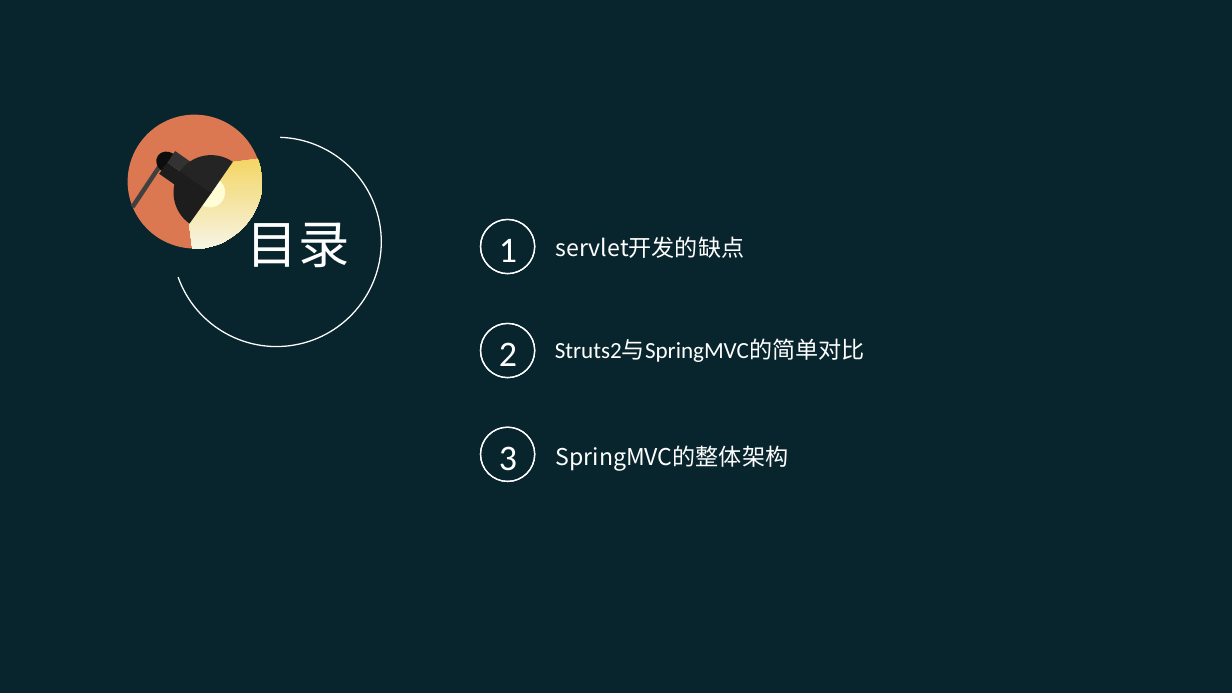
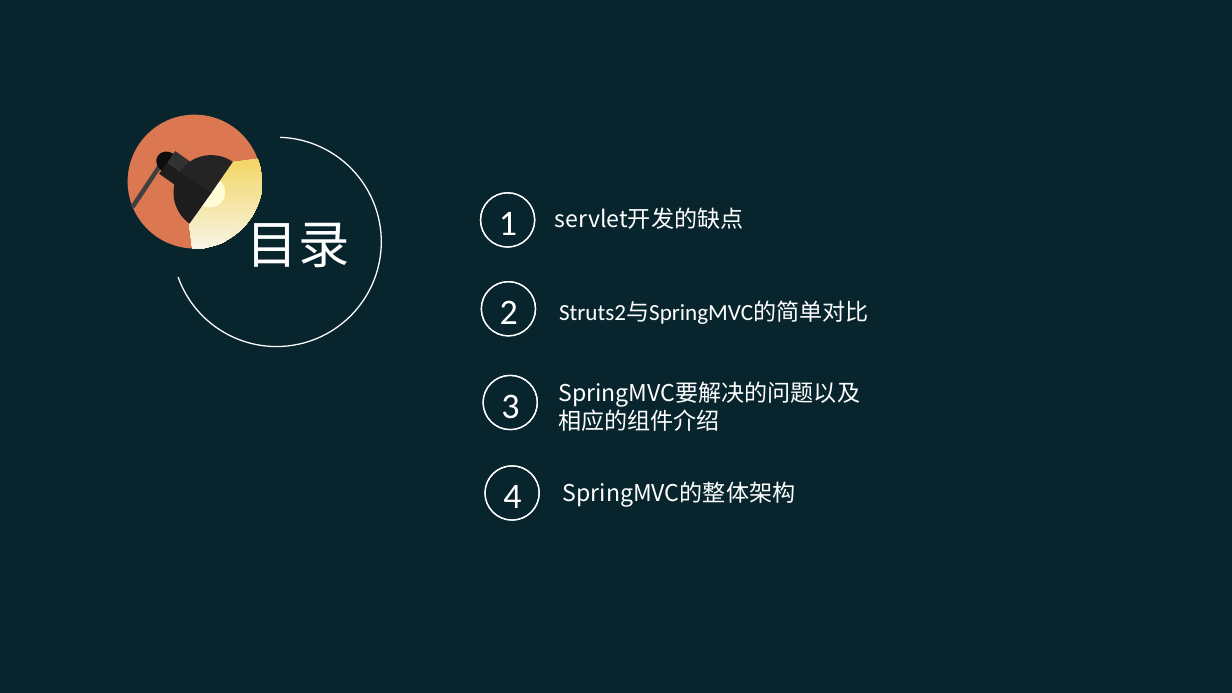
Before and after one commit to pingpangkuangmo/blog, a slide deck: slide 2 of 2015-4/SpringMVC的设计分享.ppt. Drawn at 1232x693 pixels with LibreOffice and Linux fonts; fonts in the diff are those of the drawing. Boxes give left, top, right and bottom in pixels: in the first picture for what was removed or moved away, otherwise in the second. Text is boxed around its words. In the diff, an @@ line names an element or a change of style, - is before the commit and + after.

Commit message:
SpringMVC ppt进行中

```diff
--- a/2015-4/SpringMVC的设计分享.ppt
+++ b/2015-4/SpringMVC的设计分享.ppt
@@ freeform shape: place and size @@
-freeform shape at bbox=[480, 220, 535, 274]
+freeform shape at bbox=[480, 193, 535, 248]
@@ text "1" rewrapped from bbox=[499, 239, 517, 262] to bbox=[499, 212, 517, 245] @@
@@ text "servlet开发的缺点": place and size @@
-text "servlet开发的缺点" at bbox=[556, 236, 745, 258]
+text "servlet开发的缺点" at bbox=[555, 207, 744, 229]
@@ freeform shape: place and size @@
-freeform shape at bbox=[480, 323, 535, 378]
+freeform shape at bbox=[481, 282, 536, 336]
@@ text "2": place and size @@
-text "2" at bbox=[499, 342, 517, 366]
+text "2" at bbox=[500, 300, 518, 324]
@@ text "Struts2与SpringMVC的简单对比": place and size @@
-text "Struts2与SpringMVC的简单对比" at bbox=[555, 338, 865, 362]
+text "Struts2与SpringMVC的简单对比" at bbox=[559, 301, 869, 324]
@@ freeform shape: place and size @@
-freeform shape at bbox=[480, 427, 535, 481]
+freeform shape at bbox=[483, 375, 537, 429]
@@ text "3": place and size @@
-text "3" at bbox=[499, 446, 517, 471]
+text "3" at bbox=[501, 394, 519, 419]
@@ text added at bbox=[549, 373, 871, 438], 18 pt, text #FFFFFF @@
+SpringMVC要解决的问题以及相应的组件介绍
@@ freeform shape added at bbox=[485, 465, 539, 520], fill #5B9BD5, outline #FFFFFF 0.99 pt @@
@@ text "SpringMVC的整体架构": place and size @@
-text "SpringMVC的整体架构" at bbox=[556, 445, 789, 471]
+text "SpringMVC的整体架构" at bbox=[563, 481, 796, 506]
@@ text added at bbox=[503, 485, 521, 518], 28 pt, text #FFFFFF @@
+4
```
Also in this commit, not shown: 2 other slides changed, 1 slide added.
